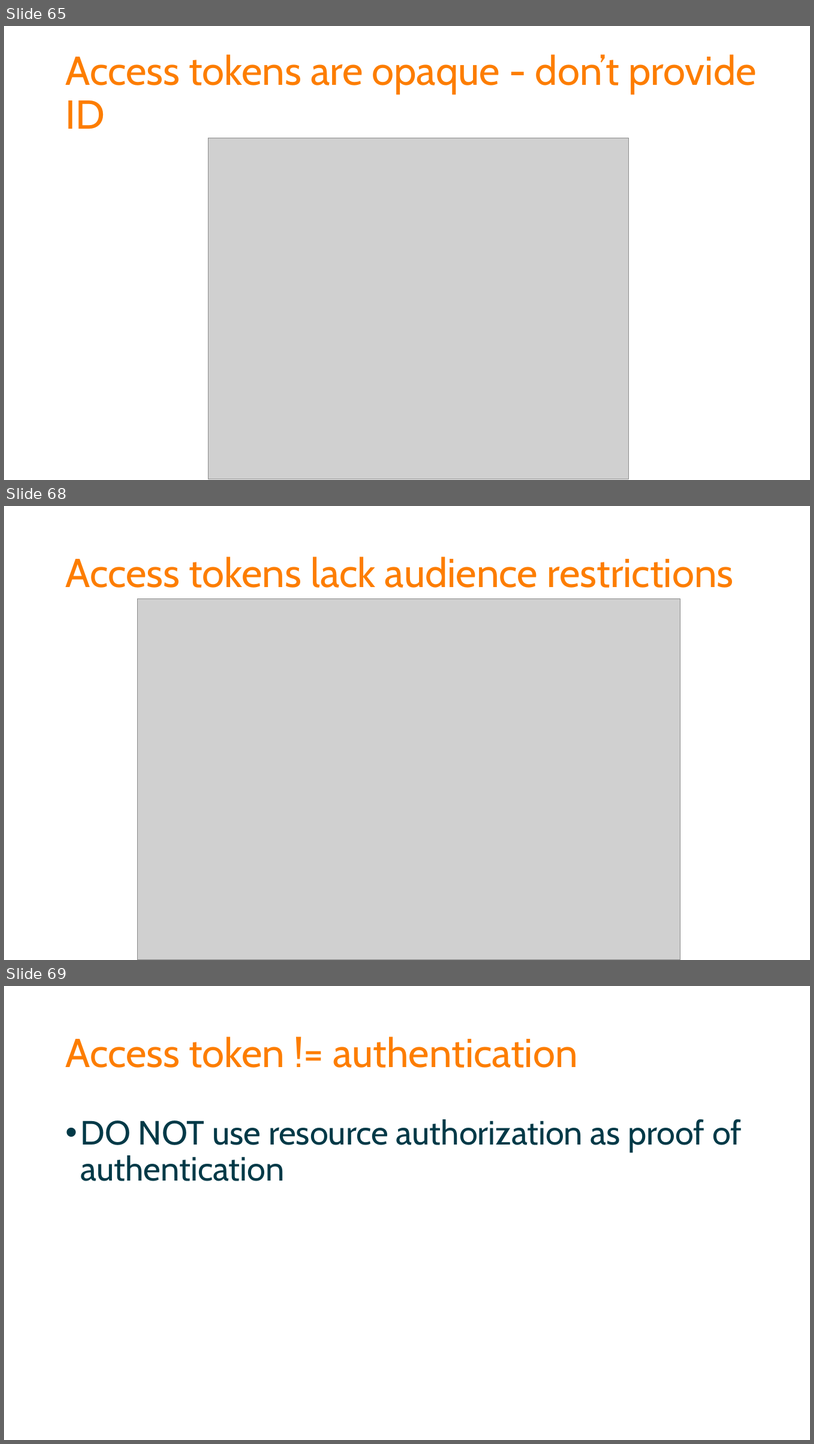
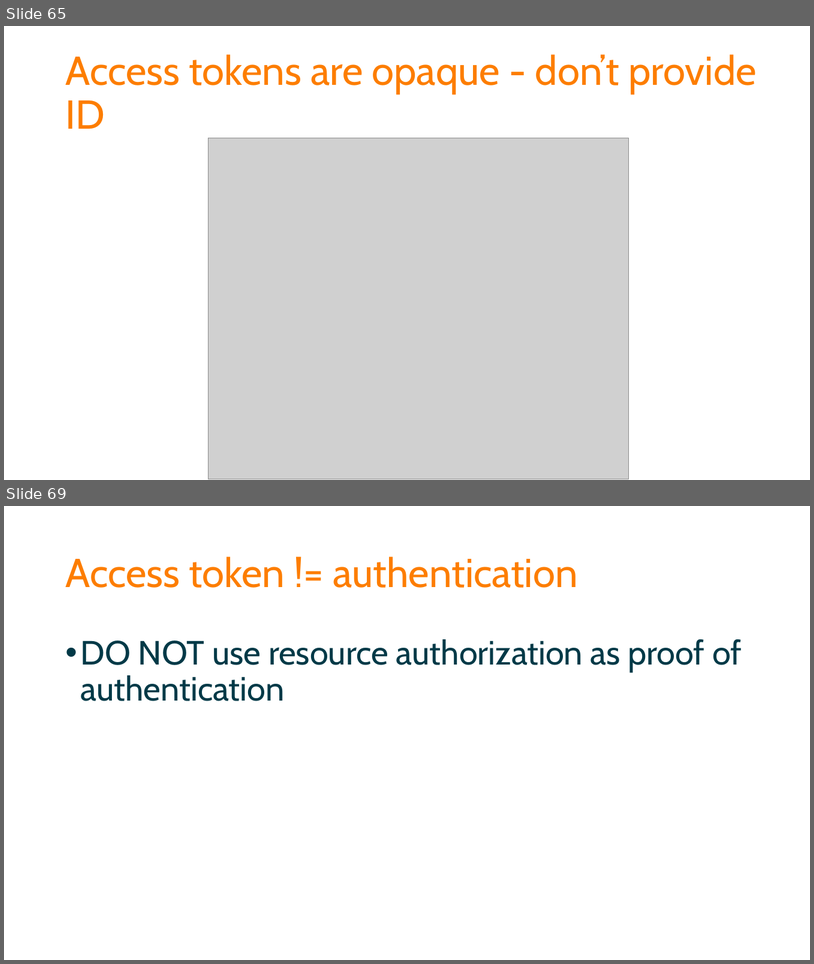
Before and after one commit to spetryjohnson/Securing-Your-API-Endpoints, a slide deck: Securing Your API Endpoints.pptx. Shown one above the other, each under a label of ours: slides 65, 68 and 69 before the commit, slides 65 and 69 after it; the slides between them are not shown. The pictures are 814x1444 and 814x964 pixels, drawn with LibreOffice and Linux fonts; fonts in the diff are those of the drawing; grey boxes stand for pictures. Boxes give left, top, right and bottom in pixels: in the first picture for what was removed or moved away, otherwise in the second. Text is boxed around its words. In the diff, an @@ line names an element or a change of style, - is before the commit and + after.

```diff
--- a/Securing Your API Endpoints.pptx
+++ b/Securing Your API Endpoints.pptx
@@ slide 68 removed at [4, 506, 810, 960], background #FFFFFF @@
@@ title removed at [65, 556, 734, 588] @@
-Access tokens lack audience restrictions
@@ picture removed at [137, 599, 680, 960] @@
```
Also in this commit, not shown: 2 slides changed, 3 slides added, 2 other slides removed, 2 other files.
